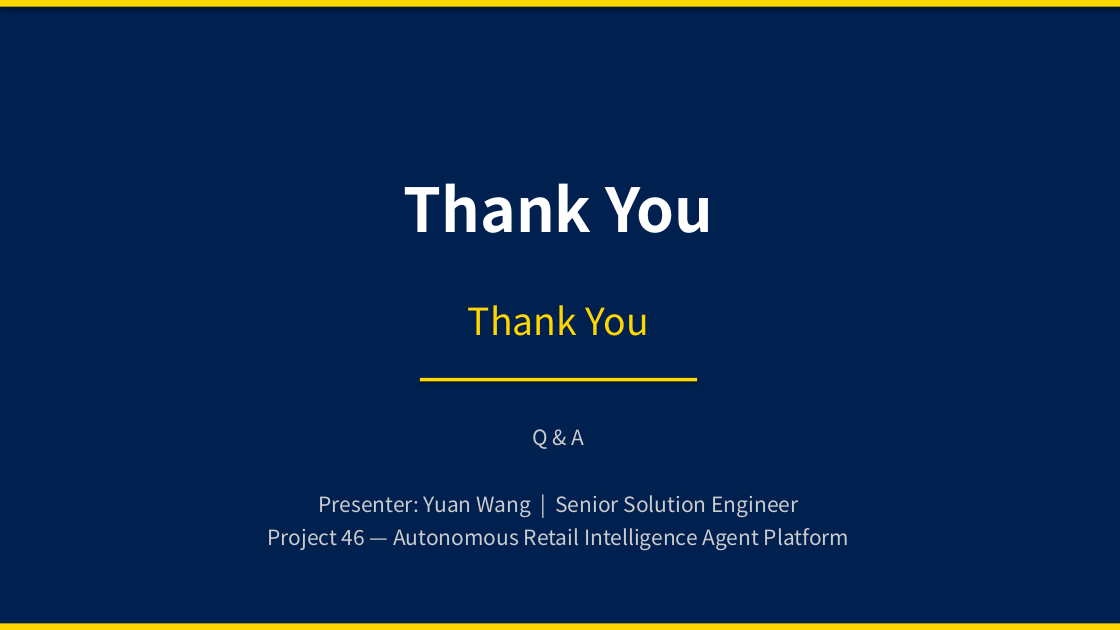
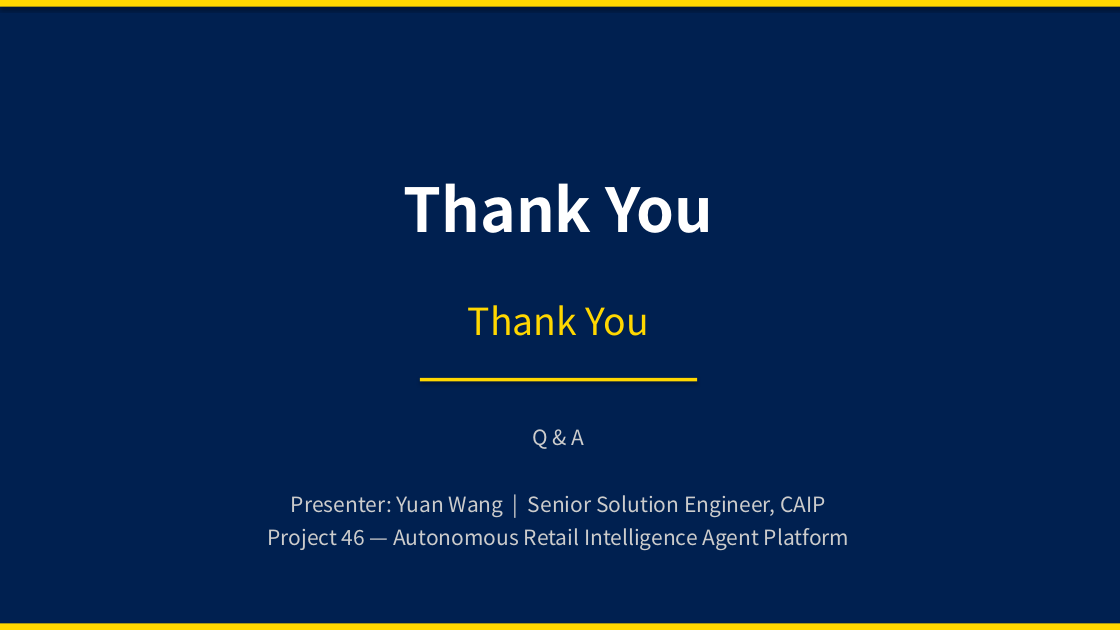
Before and after one commit to xurysky/AMA-Project-2026, a slide deck: slide 25 of AMA-终汇报-PPT-English.pptx. Drawn at 1120x630 pixels with LibreOffice and Linux fonts; fonts in the diff are those of the drawing. Boxes give left, top, right and bottom in pixels: in the first picture for what was removed or moved away, otherwise in the second. Text is boxed around its words. In the diff, an @@ line names an element or a change of style, - is before the commit and + after.

Commit message:
Regenerate both PPTs: remove course refs (TT203), fix CAIP branding

```diff
--- a/AMA-终汇报-PPT-English.pptx
+++ b/AMA-终汇报-PPT-English.pptx
@@ text at (x1=291, y1=495, x2=826, y2=517): text changed @@
-Presenter: Yuan Wang | Senior Solution Engineer
+Presenter: Yuan Wang | Senior Solution Engineer, CAIP
```
Also in this commit, not shown: 3 other slides changed, 3 other files.
